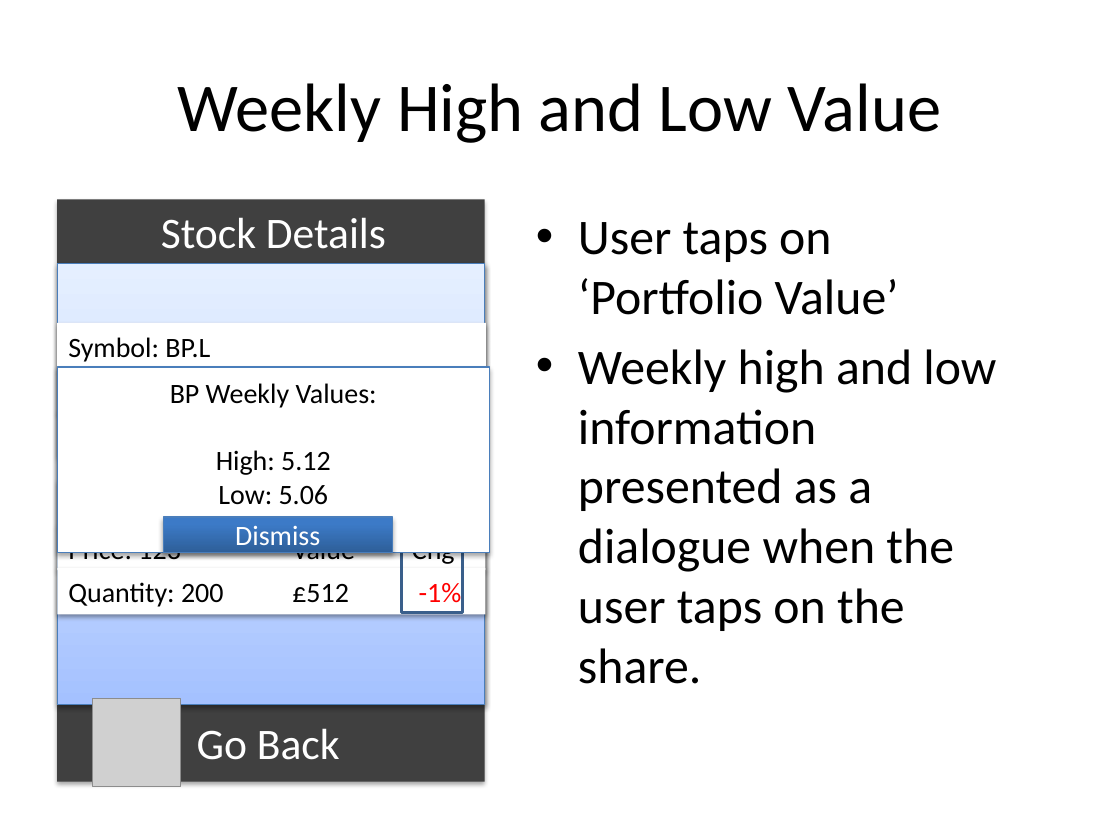
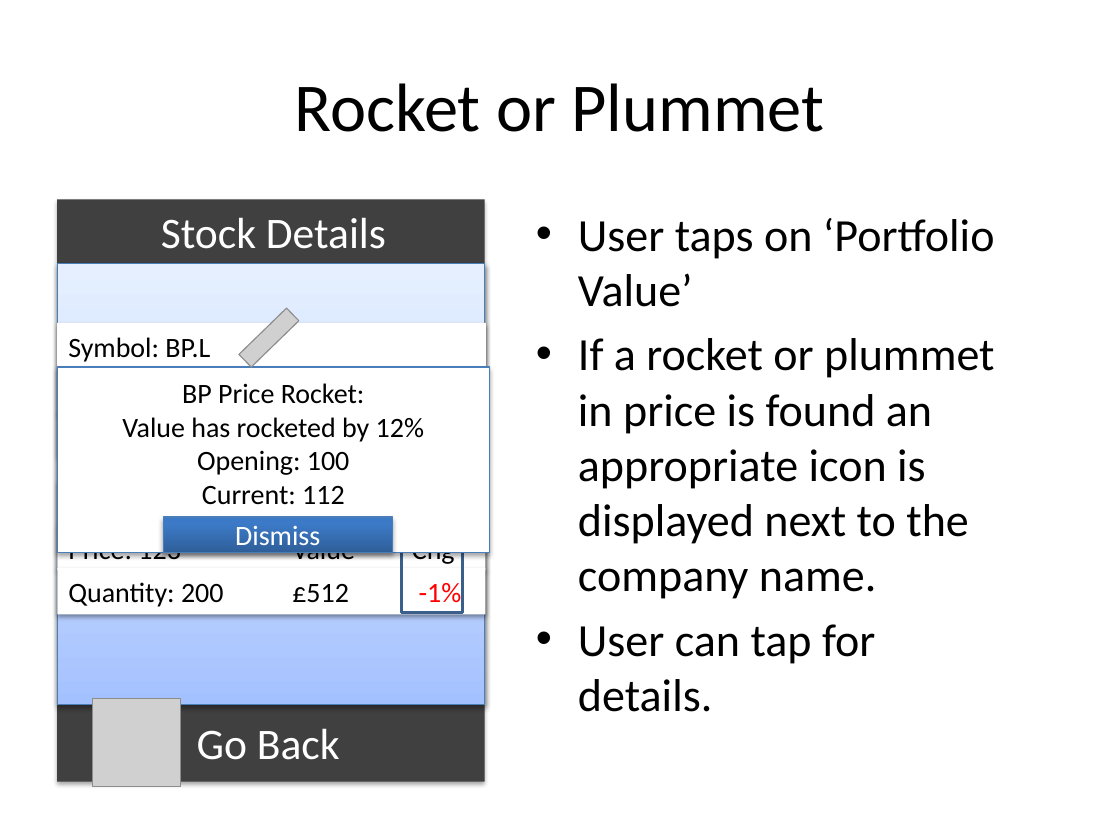
Before and after one commit to SoC-UoD/ELPPA, a slide deck: slide 7 of documents/sprint1/sprint-planning/Stock Tracker Design(with test explanation)- updated.pptx. Drawn at 1120x840 pixels with LibreOffice and Linux fonts; fonts in the diff are those of the drawing; grey boxes stand for pictures. Boxes give left, top, right and bottom in pixels: in the first picture for what was removed or moved away, otherwise in the second. Text is boxed around its words. In the diff, an @@ line names an element or a change of style, - is before the commit and + after.

```diff
--- a/documents/sprint1/sprint-planning/Stock Tracker Design(with test explanation)- updated.pptx
+++ b/documents/sprint1/sprint-planning/Stock Tracker Design(with test explanation)- updated.pptx
@@ title at (x1=295, y1=83, x2=825, y2=132): text changed @@
-Weekly High and Low Value
+Rocket or Plummet
@@ text at (x1=578, y1=218, x2=995, y2=307): size 32 to 29.6 pt in "User taps on ‘Portfolio Value’" @@
@@ picture added at (x1=239, y1=308, x2=299, y2=367) @@
@@ text at (x1=578, y1=338, x2=995, y2=712): text changed; size 32 to 29.6 pt @@
-• Weekly high and low information presented as a dialogue when the user taps on the share.
+• If a rocket or plummet in price is found an appropriate icon is displayed next to the company name.
+• User can tap for details.
@@ text in rectangle at (x1=182, y1=383, x2=424, y2=505): text changed @@
-BP Weekly Values:
-High: 5.12
-Low: 5.06
+BP Price Rocket:
+Value has rocketed by 12%
+Opening: 100
+Current: 112
```
Also in this commit, not shown: 27 other files.
